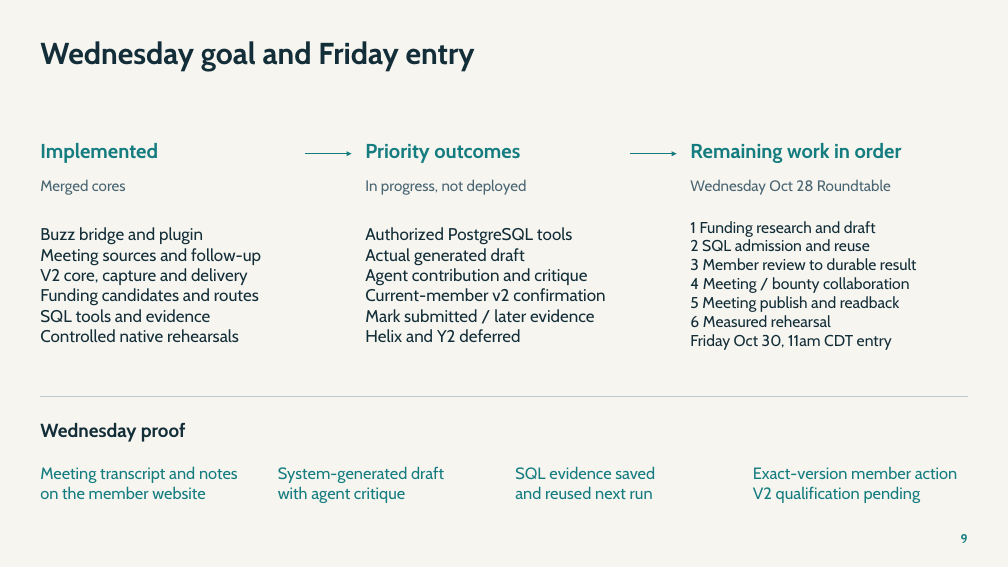
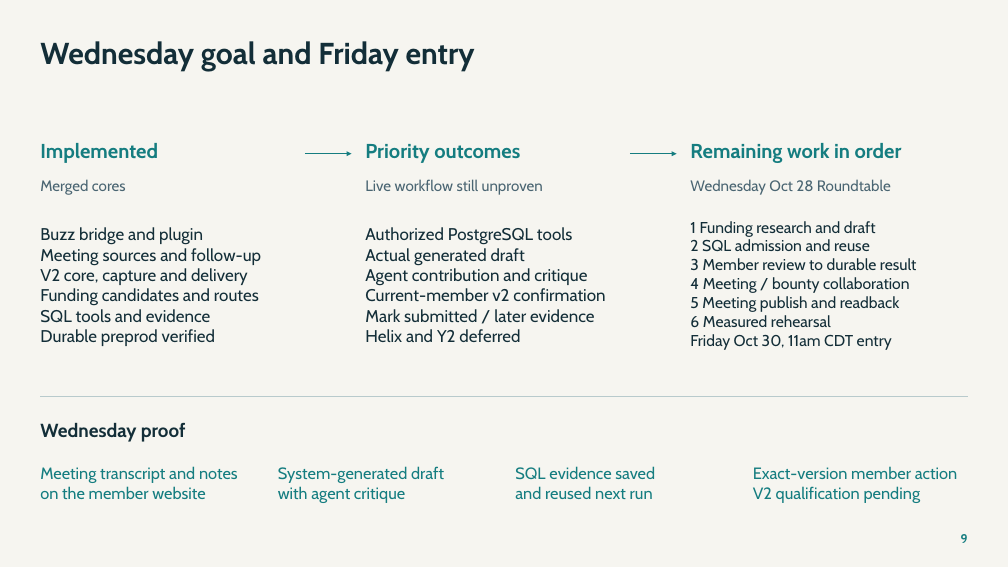
Before and after one commit to NetRxn/Inertia, a slide deck: slide 9 of Inertia-Architecture.pptx. Drawn at 1008x567 pixels with LibreOffice and Linux fonts; fonts in the diff are those of the drawing. Boxes give left, top, right and bottom in pixels: in the first picture for what was removed or moved away, otherwise in the second. Text is boxed around its words. In the diff, an @@ line names an element or a change of style, - is before the commit and + after.

```diff
--- a/Inertia-Architecture.pptx
+++ b/Inertia-Architecture.pptx
@@ text at box(365, 179, 543, 195): text changed @@
-In progress, not deployed
+Live workflow still unproven
@@ text at box(40, 329, 215, 346): text changed @@
-Controlled native rehearsals
+Durable preprod verified
```
Also in this commit, not shown: 6 other files.
